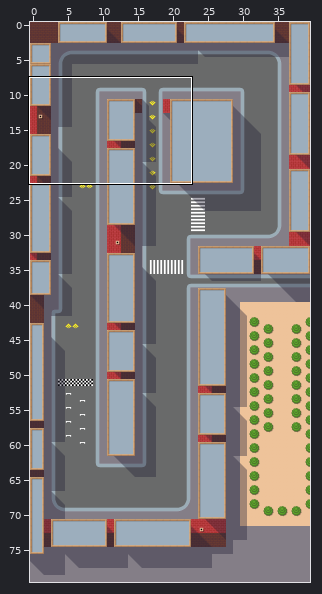
Two versions of a level (Tiled map, core/assets/maps/be.tmx). Above, an overview of the earlier version with the close-up marked.
Close-up. As it was:
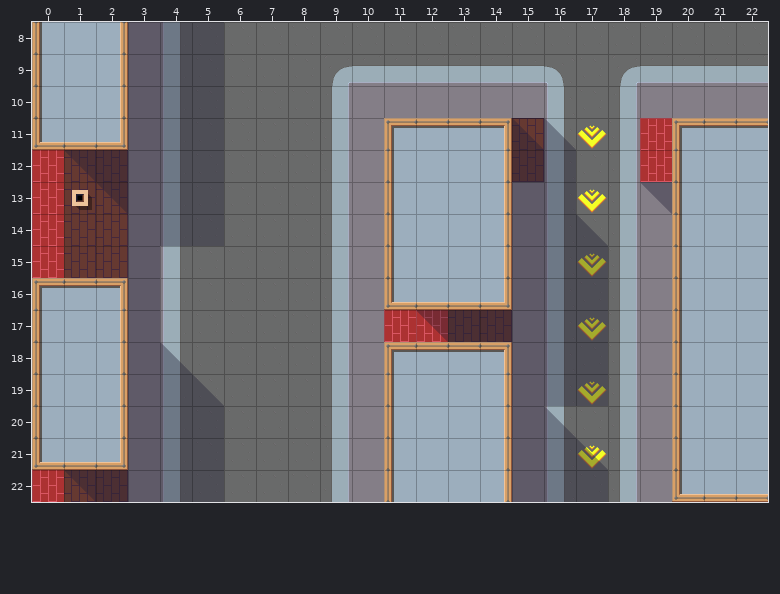
Cells are 64x64 px. Shown: x 0..22, y 8..22. The commit also changed other parts of the map, which this record leaves out. Tiles whose own drawing changed are shown in their newer look in all pictures.
The same view after the edit:
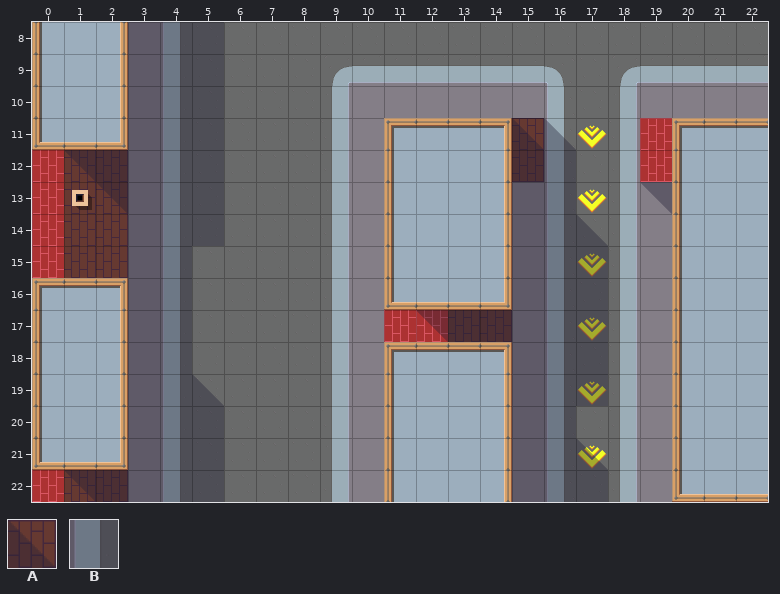
Key: from "city": A 54, B 62.
_ is an empty cell.
See-through tiles are keyed as they look on the map.
Change:
Layer "Obstacles":
The edit turns tile A into tile B in row 18 at x 4; in row 20 at x 16.
There is now tile B in rows 15 to 17 at x 4.
